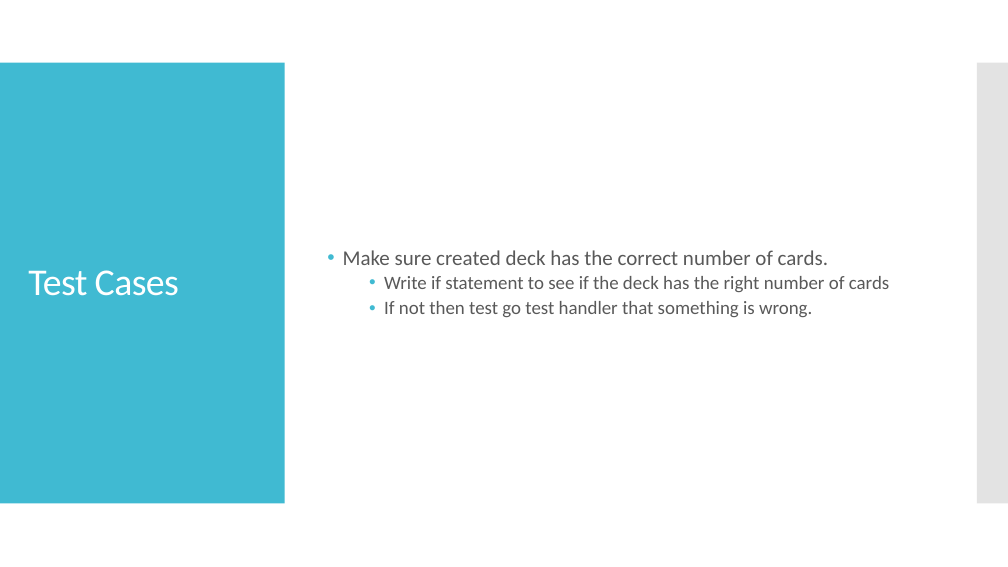
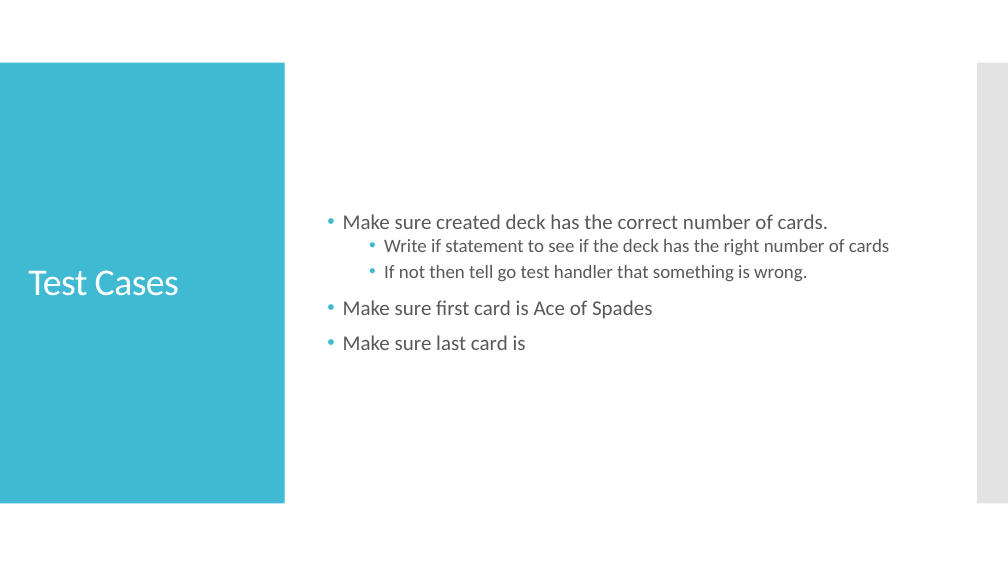
Before and after one commit to kevinlin47/Learn_Go, a slide deck: slide 3 of testing/testing_go.pptx. Drawn at 1008x567 pixels with LibreOffice and Linux fonts; fonts in the diff are those of the drawing. Boxes give left, top, right and bottom in pixels: in the first picture for what was removed or moved away, otherwise in the second. Text is boxed around its words. In the diff, an @@ line names an element or a change of style, - is before the commit and + after.

Commit message:
add test cases in powerpoint

```diff
--- a/testing/testing_go.pptx
+++ b/testing/testing_go.pptx
@@ text at [343, 265, 807, 350]: text changed; size 18 to 20 pt @@
-  • If not then test go test handler that something is wrong.
+  • If not then tell go test handler that something is wrong.
+• Make sure first card is Ace of Spades
+• Make sure last card is
```
Also in this commit, not shown: 1 slide added.
